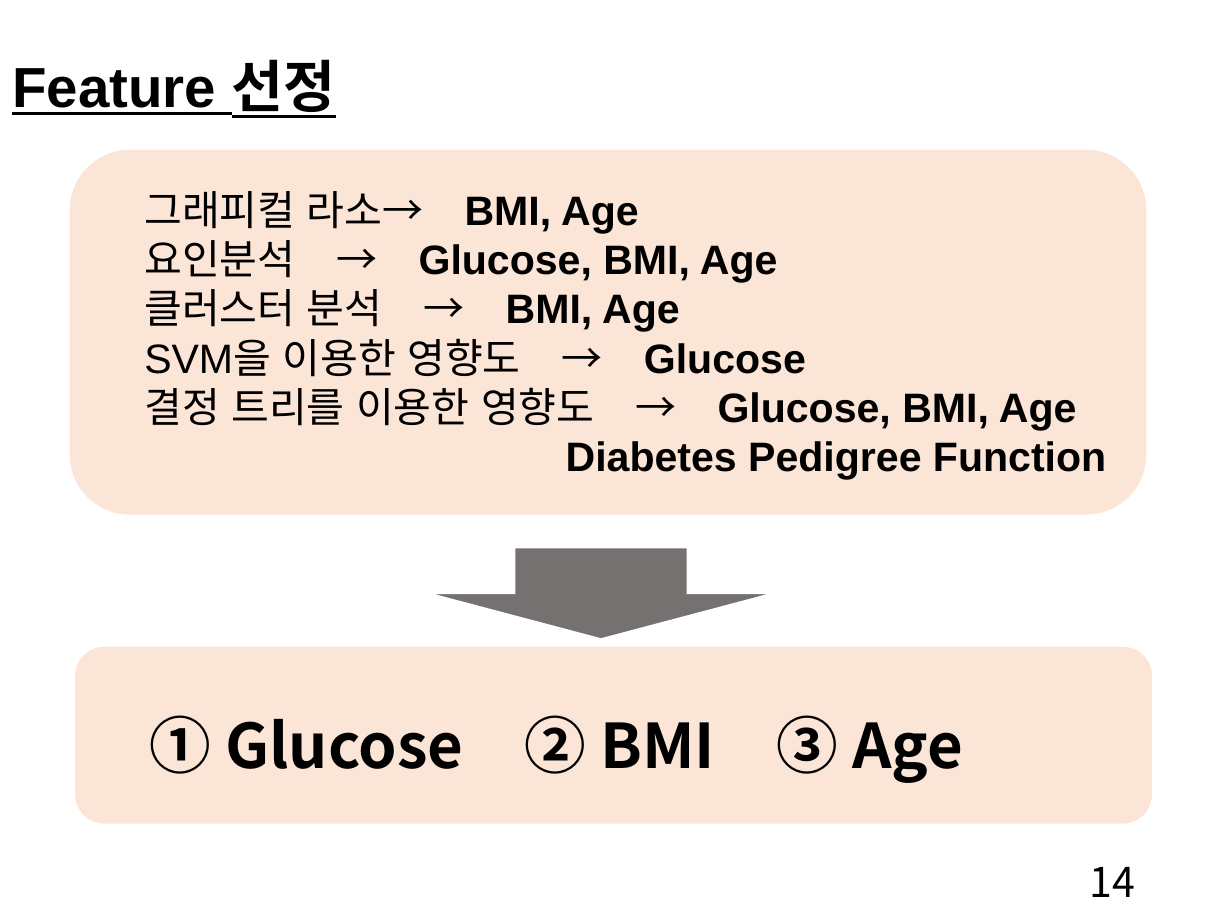
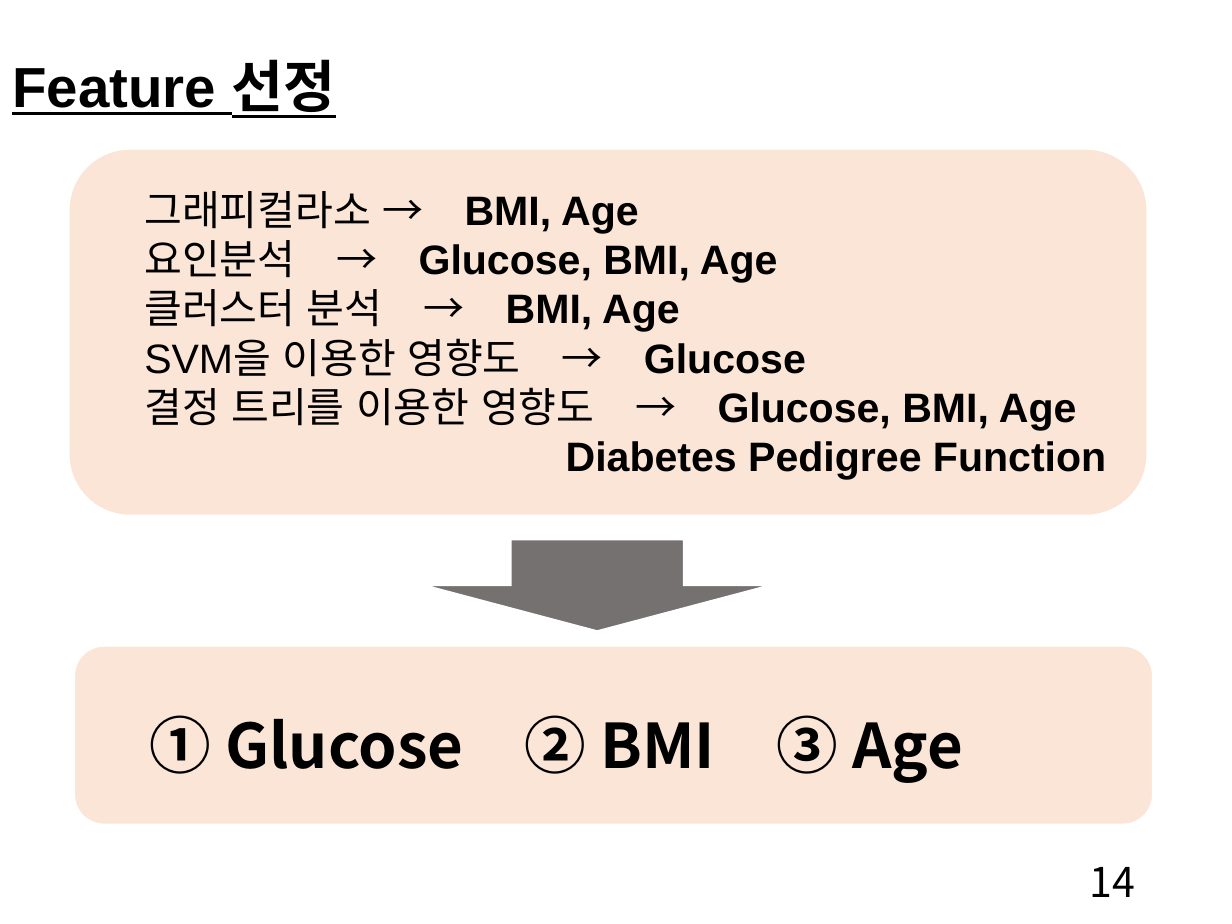
Before and after one commit to yeunkyung/projects, a slide deck: slide 14 of papers/Diabetes_Analysis_ppt_kor.pptx. Drawn at 1232x924 pixels with LibreOffice and Linux fonts; fonts in the diff are those of the drawing. Boxes give left, top, right and bottom in pixels: in the first picture for what was removed or moved away, otherwise in the second. Text is boxed around its words. In the diff, an @@ line names an element or a change of style, - is before the commit and + after.

```diff
--- a/papers/Diabetes_Analysis_ppt_kor.pptx
+++ b/papers/Diabetes_Analysis_ppt_kor.pptx
@@ text at <box>144,191,639,233</box>: spaces changed @@
-그래피컬 라소→ BMI, Age
+그래피컬라소 → BMI, Age
@@ down arrow: place and size @@
-down arrow at <box>429,547,775,638</box>
+down arrow at <box>424,540,770,631</box>
```
Also in this commit, not shown: 13 other slides changed, 1 other file.
